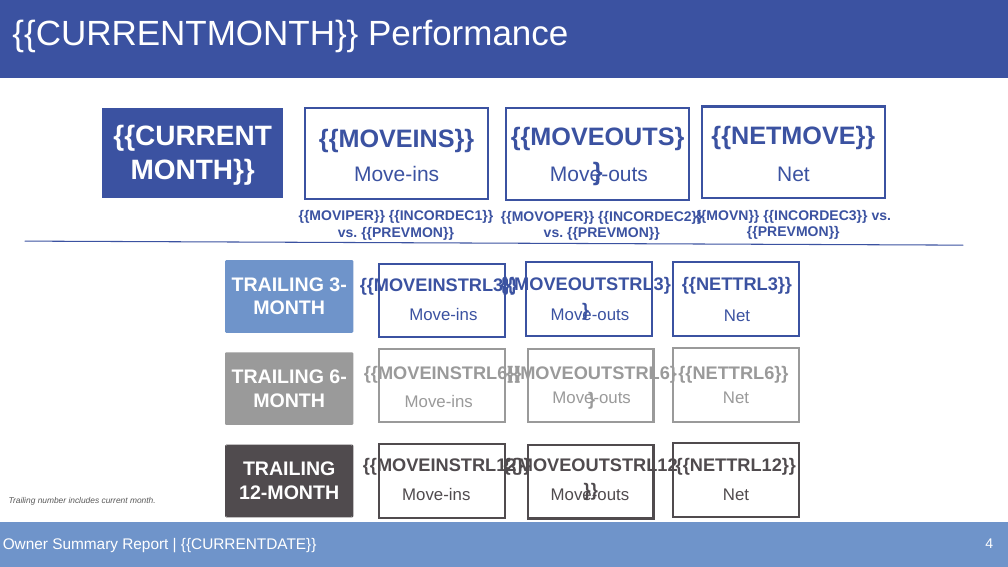
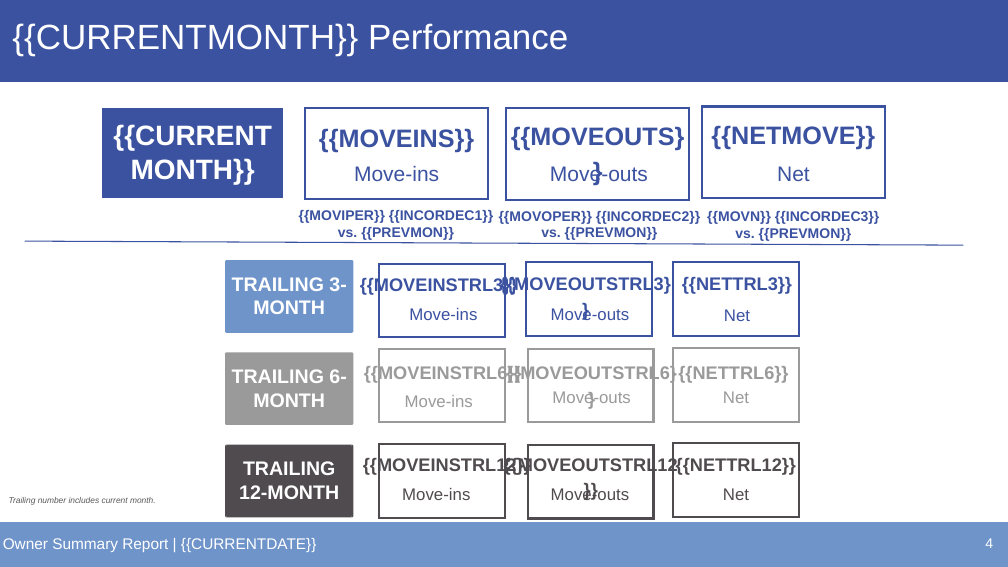
Before and after one commit to alexandermburke/ProformaBuilder, a slide deck: slide 4 of storeinsight/public/OWNERTEMPLATE_v1.pptx. Drawn at 1008x567 pixels with LibreOffice and Linux fonts; fonts in the diff are those of the drawing; background and template pictures are left out. Boxes give left, top, right and bottom in pixels: in the first picture for what was removed or moved away, otherwise in the second. Text is boxed around its words. In the diff, an @@ line names an element or a change of style, - is before the commit and + after.

```diff
--- a/storeinsight/public/OWNERTEMPLATE_v1.pptx
+++ b/storeinsight/public/OWNERTEMPLATE_v1.pptx
@@ text "{{CURRENTMONTH}} Performance": place and size @@
-text "{{CURRENTMONTH}} Performance" at [12, 19, 568, 52]
+text "{{CURRENTMONTH}} Performance" at [12, 23, 568, 56]
@@ freeform shape: place and size @@
-freeform shape at [0, 0, 1008, 78]
+freeform shape at [0, 0, 1008, 82]
@@ text "{{MOVN}} {{INCORDEC3}} vs. {{PREVMON}}" rewrapped from [696, 210, 891, 239] to [707, 211, 879, 241] @@
```
Also in this commit, not shown: 8 other slides changed, 2 slides removed, 3 other files.
